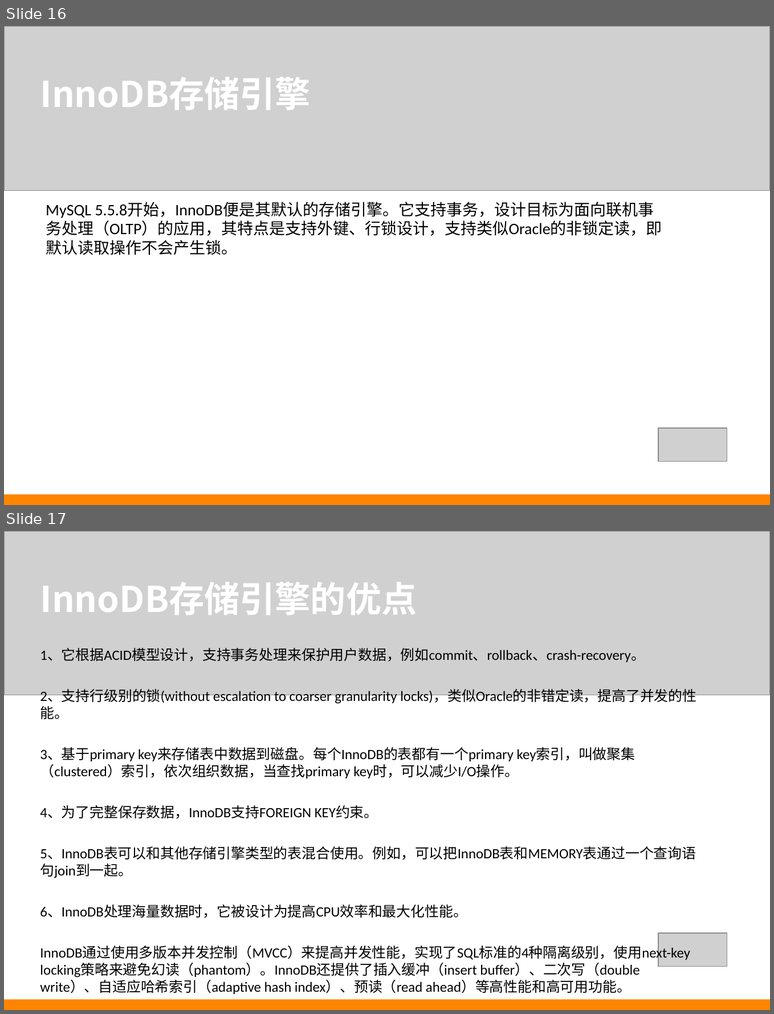
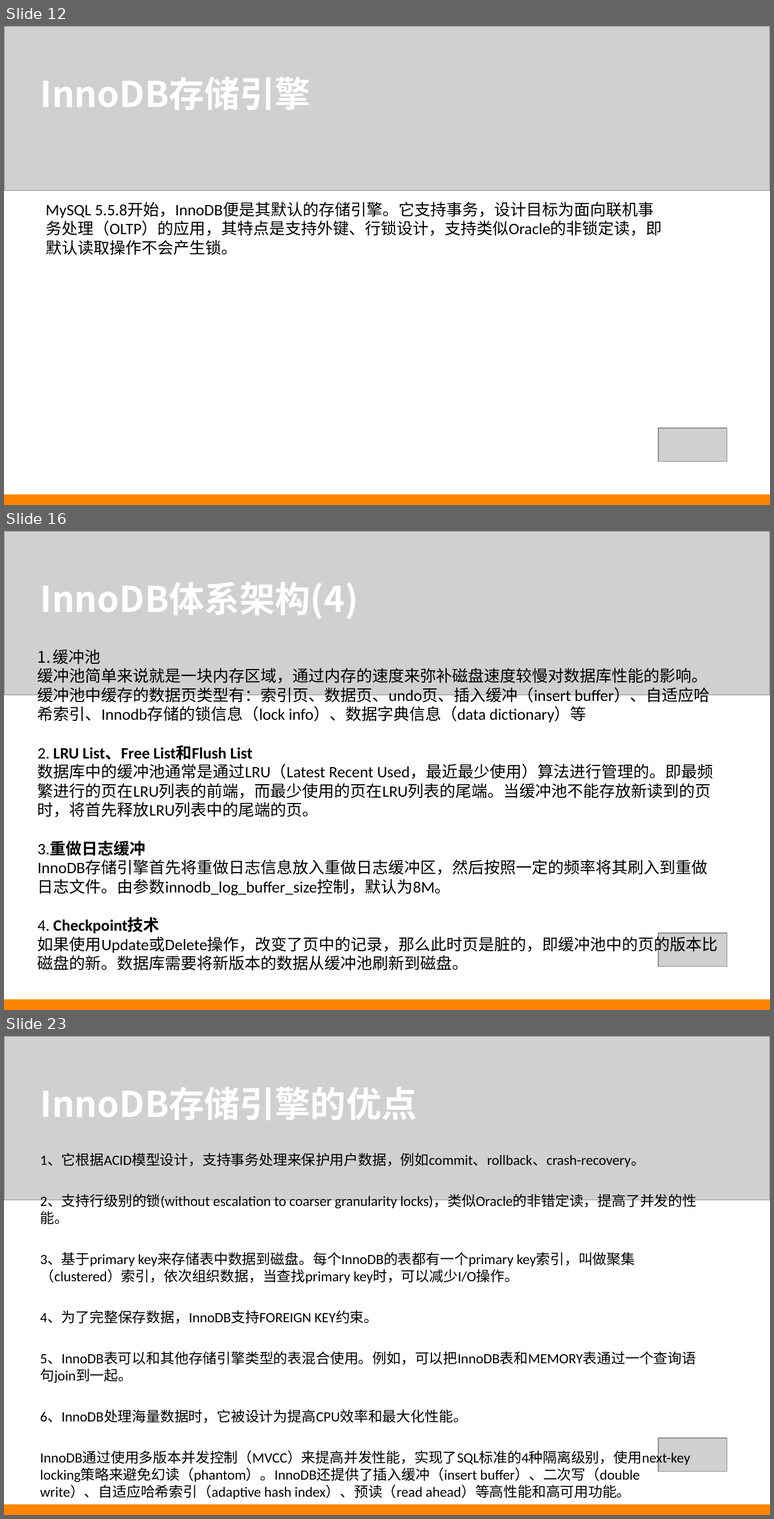
Before and after one commit to iez1784/mysql, a slide deck: ppt/Mysql_InnoDB.ppt. Shown one above the other, each under a label of ours: slides 16 and 17 before the commit, slides 12, 16 and 23 after it; the slides between them are not shown. The pictures are 774x1014 and 774x1519 pixels, drawn with LibreOffice and Linux fonts; fonts in the diff are those of the drawing; grey boxes stand for pictures. Boxes give left, top, right and bottom in pixels: in the first picture for what was removed or moved away, otherwise in the second. Text is boxed around its words. In the diff, an @@ line names an element or a change of style, - is before the commit and + after.

```diff
--- a/ppt/Mysql_InnoDB.ppt
+++ b/ppt/Mysql_InnoDB.ppt
@@ slide 16 added at box(4, 531, 770, 1010), background #FFFFFF @@
@@ picture added at box(4, 531, 770, 695) @@
@@ text added at box(40, 582, 358, 619), 40 pt, text #FFFFFF, bold @@
+InnoDB体系架构(4)
@@ text added at box(38, 649, 718, 970), 18 pt, text #000000 @@
+1. 缓冲池
+缓冲池简单来说就是一块内存区域，通过内存的速度来弥补磁盘速度较慢对数据库性能的影响。缓冲池中缓存的数据页类型有：索引页、数据页、undo页、插入缓冲（insert buffer）、自适应哈希索引、Innodb存储的锁信息（lock info）、数据字典信息（data dictionary）等
+2. LRU List、Free List和Flush List
+数据库中的缓冲池通常是通过LRU（Latest Recent Used，最近最少使用）算法进行管理的。即最频繁进行的页在LRU列表的前端，而最少使用的页在LRU列表的尾端。当缓冲池不能存放新读到的页时，将首先释放LRU列表中的尾端的页。
+3.重做日志缓冲
+InnoDB存储引擎首先将重做日志信息放入重做日志缓冲区，然后按照一定的频率将其刷入到重做日志文件。由参数innodb_log_buffer_size控制，默认为8M。
+4. Checkpoint技术
+如果使用Update或Delete操作，改变了页中的记录，那么此时页是脏的，即缓冲池中的页的版本比磁盘的新。数据库需要将新版本的数据从缓冲池刷新到磁盘。
@@ picture added at box(658, 933, 727, 967) @@
@@ rectangle added at box(4, 999, 770, 1010), fill #FF8500 @@
@@ what was slide 16 is now slide 12 @@
@@ what was slide 17 is now slide 23 @@
```
Also in this commit, not shown: 1 slide changed, 10 other slides added, 5 slides removed.
